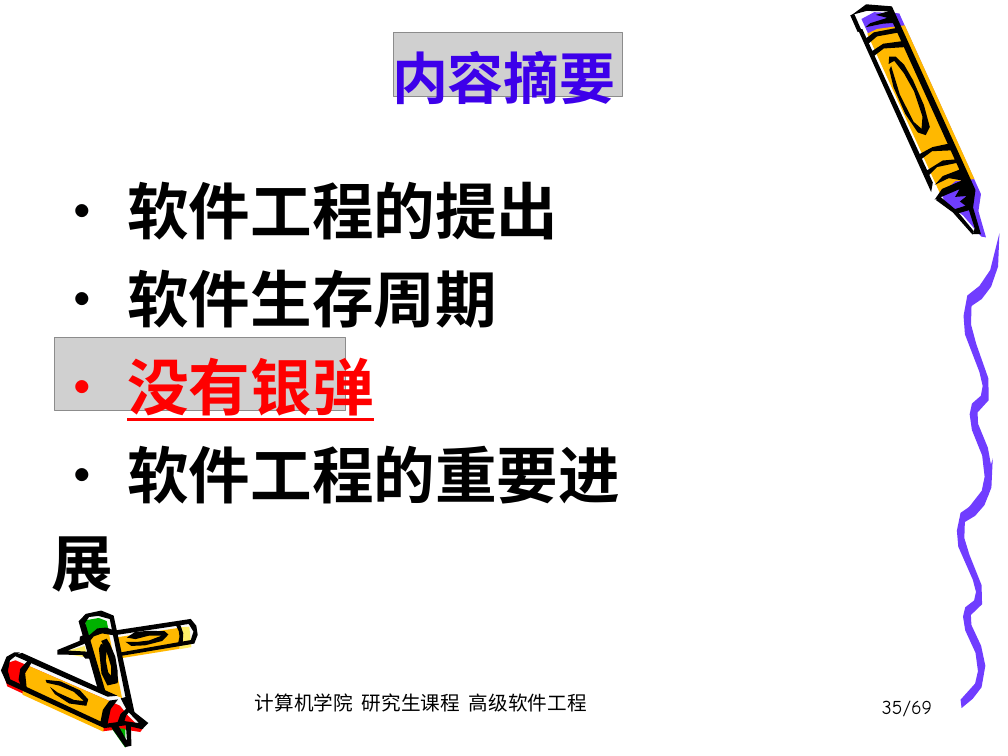
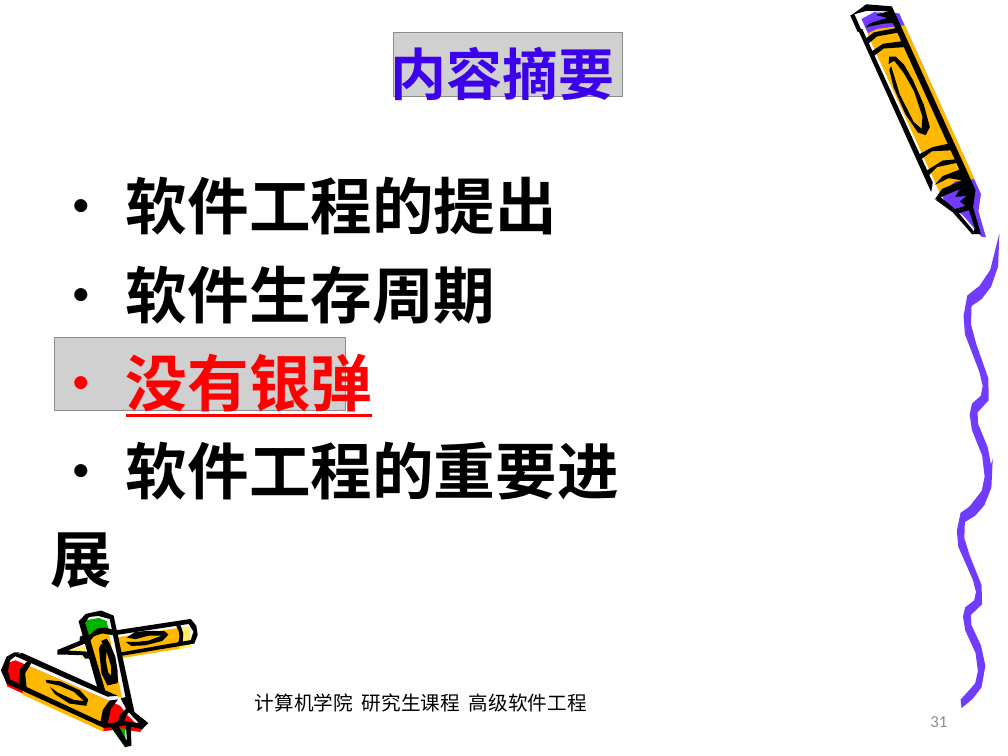
Before and after one commit to lihongweimail/lihongweimail.github.io, a slide deck: slide 31 of resources/coursePPT/AdvanceSoftwareEngineering/1-软件工程概述.pptx (slide 35 before the commit). Drawn at 1008x756 pixels with LibreOffice and Linux fonts; fonts in the diff are those of the drawing; grey boxes stand for pictures. Boxes give left, top, right and bottom in pixels: in the first picture for what was removed or moved away, otherwise in the second. Text is boxed around its words. In the diff, an @@ line names an element or a change of style, - is before the commit and + after.

```diff
--- a/resources/coursePPT/AdvanceSoftwareEngineering/1-软件工程概述.pptx
+++ b/resources/coursePPT/AdvanceSoftwareEngineering/1-软件工程概述.pptx
@@ text "内容摘要" moved from (x1=127, y1=42, x2=620, y2=504) to (x1=126, y1=38, x2=619, y2=500) @@
@@ text removed at (x1=882, y1=700, x2=932, y2=717) @@
-35/69
@@ page number added at (x1=930, y1=716, x2=947, y2=727), 12 pt, text #8C8C8C @@
+31
```
Also in this commit, not shown: 69 other slides changed, 2 slides added, 4 slides removed, 11 other files.
